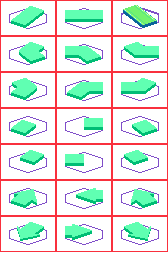
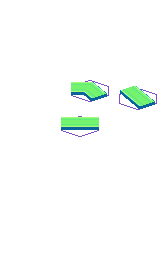
Revision of a layered 168 x 260 image; what changed, layer by layer:
removed layer "Layer 0 copy" over (0, 0, 168, 252)
added group "Group 2" with 4 layers above "Group 1" over (61, 80, 109, 137)
added layer "Layer 20" in group "Group 2" over (61, 117, 99, 130)
added layer "Layer 19" in group "Group 2" over (61, 116, 99, 137)
added layer "Layer 18" in group "Group 2" over (71, 82, 109, 102)
added layer "Layer 17" in group "Group 2" over (71, 80, 109, 102)
added group "Group 1" with 7 layers above "Layer 8 copy 5" over (121, 86, 168, 126)
added layer "Layer 14 copy" in group "Group 1" over (135, 86, 154, 102)
added layer "Layer 14" in group "Group 1" over (121, 90, 140, 106)
added layer "Layer 13 copy" in group "Group 1" over (131, 87, 152, 103)
added layer "Layer 13" in group "Group 1" over (123, 89, 144, 105)
added layer "Layer 15" in group "Group 1" over (136, 86, 155, 102)
added layer "Layer 12" in group "Group 1" over (132, 86, 155, 103)
added layer "Layer 8 copy 5" above "Layer 8 copy 3" over (119, 86, 157, 110)
added layer "Layer 8 copy 3" above "Layer 8 copy 2" over (119, 86, 157, 110)
hid "Layer 2 copy", moved it above "Layer 3", painted on it over (0, 0, 168, 252)
